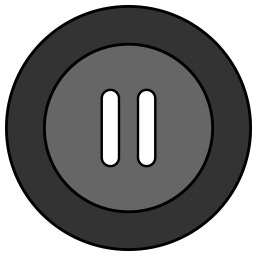
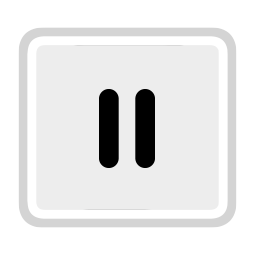
Comparing the layer stacks of the two 256×256 images. Changes:
painted on "Vector Smart Object" (1st of 3) over (5, 5, 252, 251)
added layer "Vector Smart Object" (2nd of 3) above "Vector Smart Object" over (18, 27, 237, 228)
